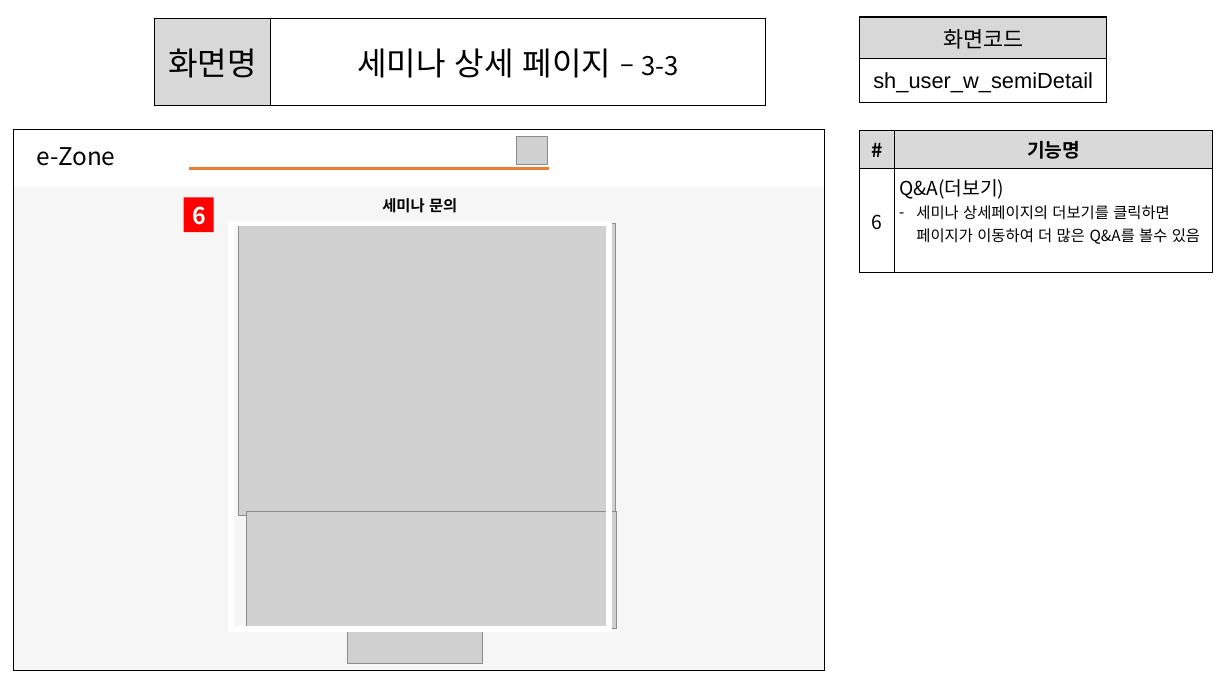
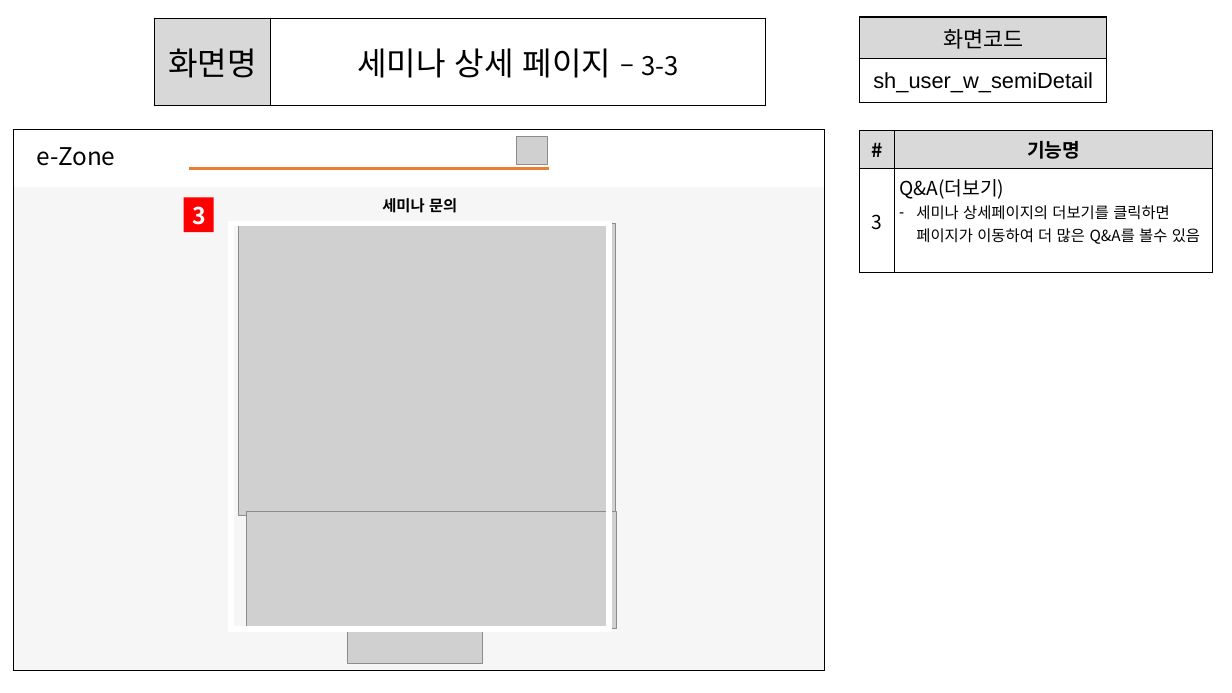
Before and after one commit to ezenteam2/e-Zone, a slide deck: slide 6 of 0 발표용 파워포인트/0403 1차발표/0403 project05 - 파워포인트 - 서희.pptx. Drawn at 1232x693 pixels with LibreOffice and Linux fonts; fonts in the diff are those of the drawing; grey boxes stand for pictures. Boxes give left, top, right and bottom in pixels: in the first picture for what was removed or moved away, otherwise in the second. Text is boxed around its words. In the diff, an @@ line names an element or a change of style, - is before the commit and + after.

```diff
--- a/0 발표용 파워포인트/0403 1차발표/0403 project05 - 파워포인트 - 서희.pptx
+++ b/0 발표용 파워포인트/0403 1차발표/0403 project05 - 파워포인트 - 서희.pptx
@@ table at (x1=860, y1=130, x2=1213, y2=264) @@
-row 2, column 1: 6
+row 2, column 1: 3
@@ text in rectangle at (x1=193, y1=206, x2=207, y2=225): text changed @@
-6
+3
```
Also in this commit, not shown: 28 other slides changed, 1 other file.
